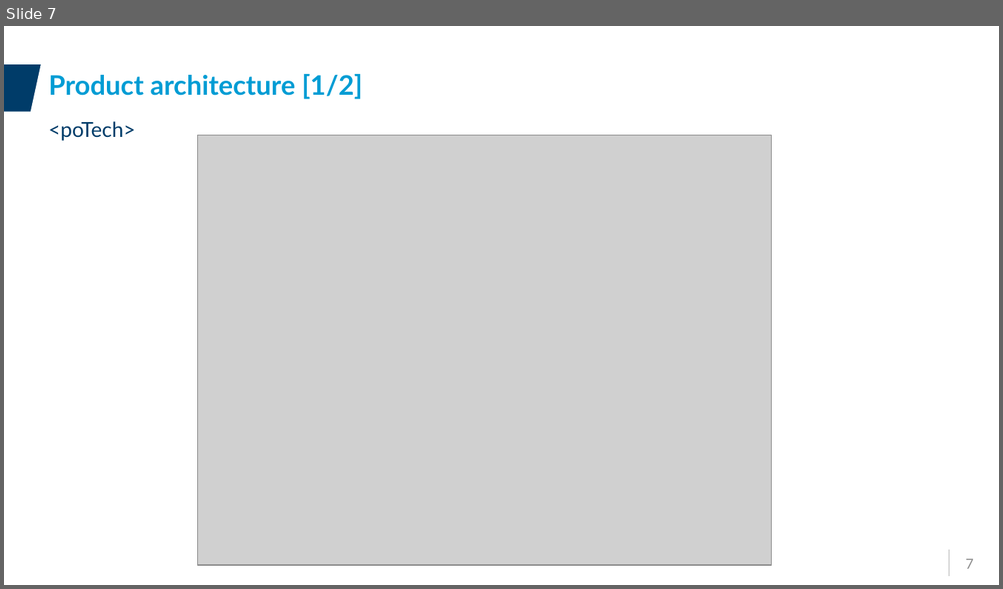
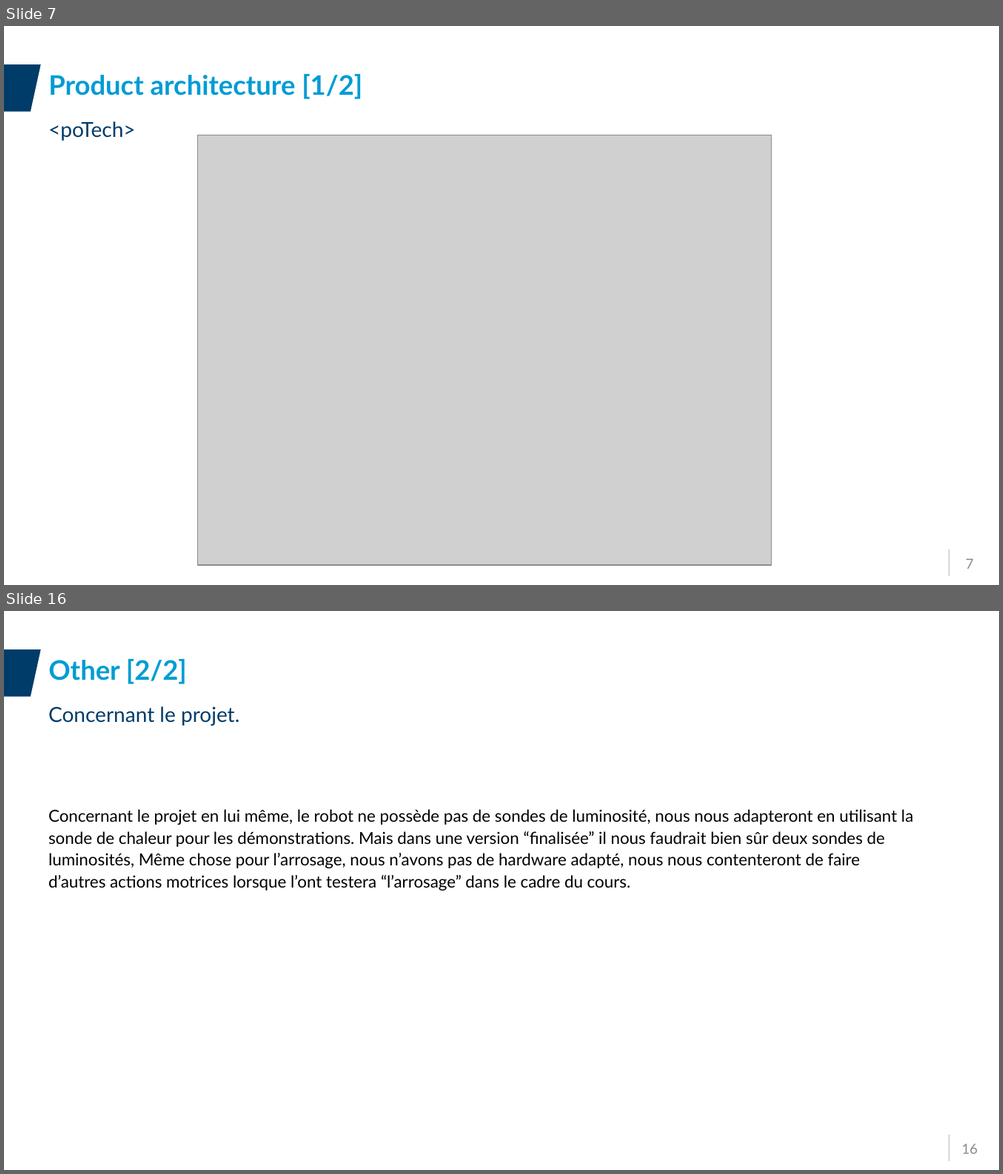
Before and after one commit to HW-Alex/ProjetIotYnov, a slide deck: Projet/Presentation/Presentation_Groupe05.pptx. Shown one above the other, each under a label of ours: slide 7 before the commit, slides 7 and 16 after it; the slides between them are not shown. The pictures are 1003x589 and 1003x1174 pixels, drawn with LibreOffice and Linux fonts; fonts in the diff are those of the drawing; grey boxes stand for pictures; background and template pictures are left out. Boxes give left, top, right and bottom in pixels: in the first picture for what was removed or moved away, otherwise in the second. Text is boxed around its words. In the diff, an @@ line names an element or a change of style, - is before the commit and + after.

```diff
--- a/Projet/Presentation/Presentation_Groupe05.pptx
+++ b/Projet/Presentation/Presentation_Groupe05.pptx
@@ slide 16 added at bbox=[4, 611, 999, 1170], background #FFFFFF; not listed: 4 template elements that a slide beside it also shows @@
@@ title added at bbox=[48, 659, 187, 684], 26 pt, text #009CD4, bold @@
+Other [2/2]
@@ text added at bbox=[48, 706, 239, 726], 20 pt, text #003C69 @@
+Concernant le projet.
@@ text added at bbox=[48, 809, 913, 891], 16 pt, text #000000 @@
+Concernant le projet en lui même, le robot ne possède pas de sondes de luminosité, nous nous adapteront en utilisant la sonde de chaleur pour les démonstrations. Mais dans une version “finalisée” il nous faudrait bien sûr deux sondes de luminosités, Même chose pour l’arrosage, nous n’avons pas de hardware adapté, nous nous contenteront de faire d’autres actions motrices lorsque l’ont testera “l’arrosage” dans le cadre du cours.
```
Also in this commit, not shown: 8 slides changed.
